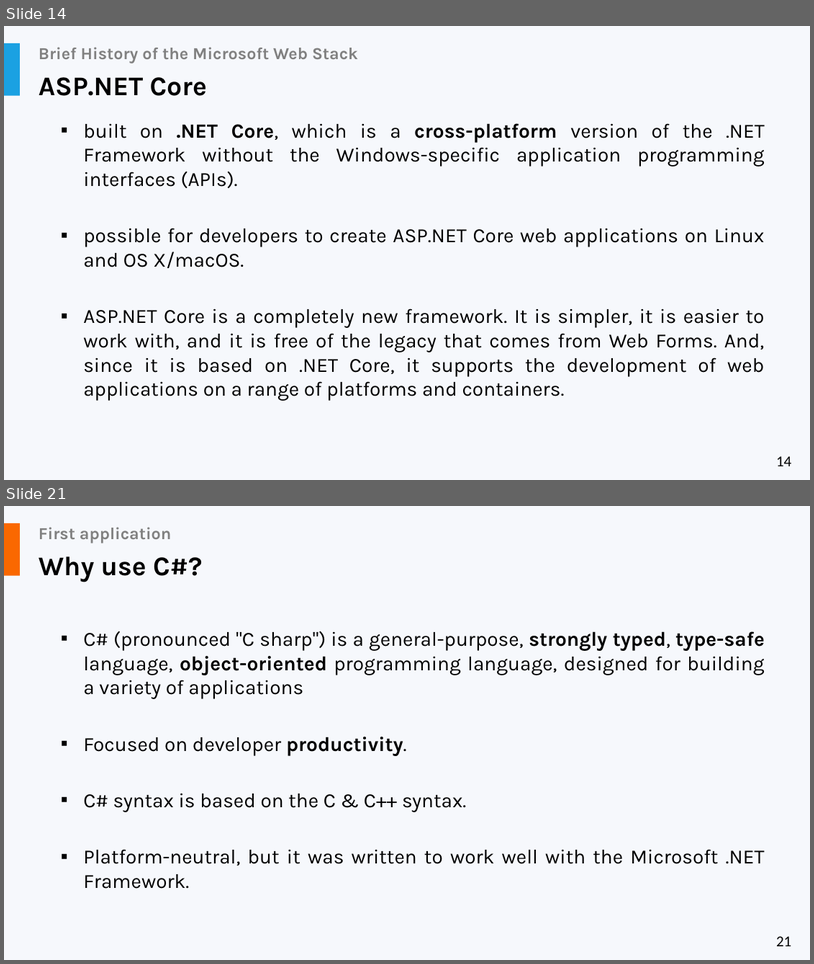
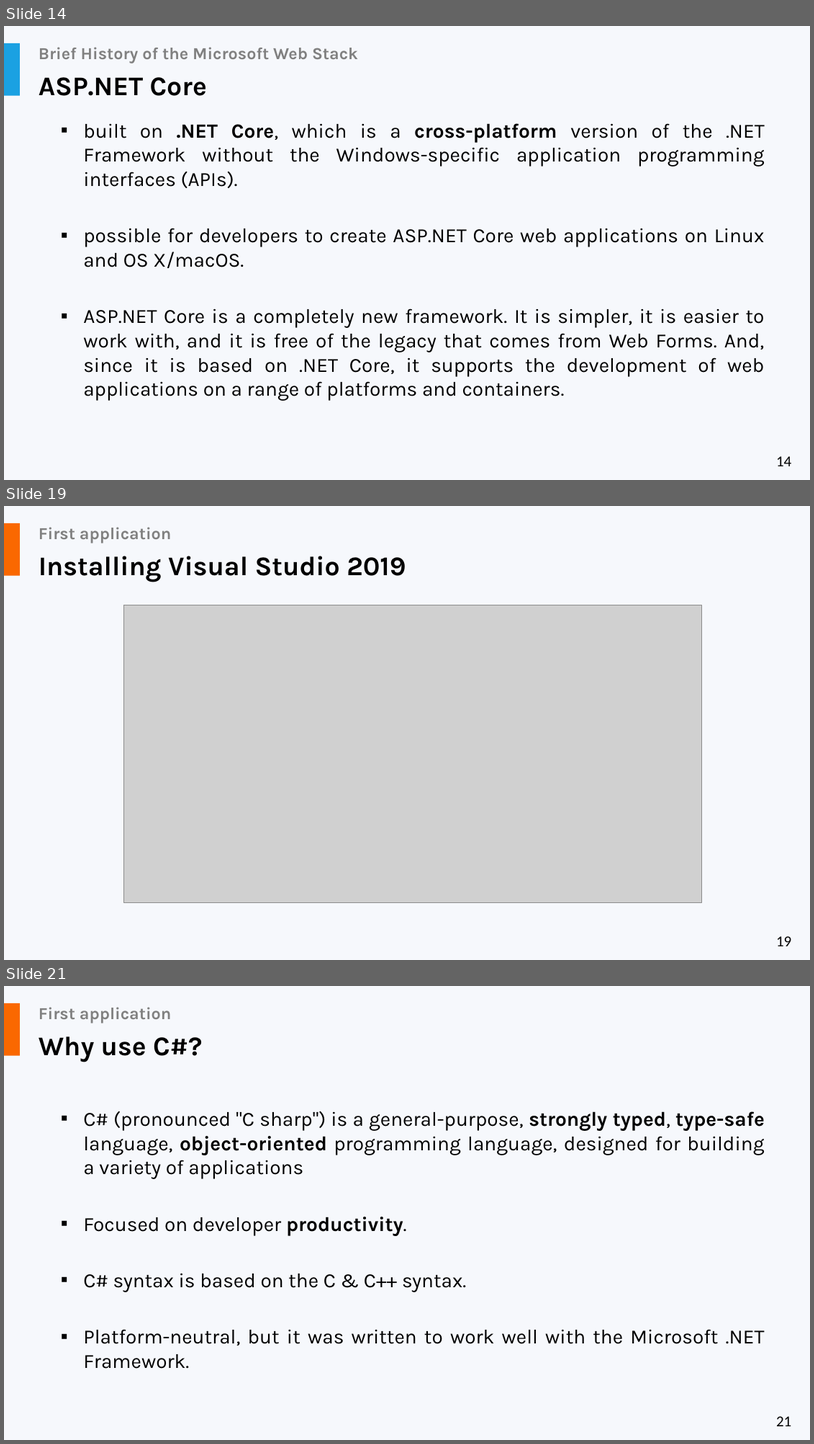
Before and after one commit to liviucotfas/ase-web-and-cloud-applications-security, a slide deck: Presentation ASPNET MVC Core - Part I.pptx. Shown one above the other, each under a label of ours: slides 14 and 21 before the commit, slides 14, 19 and 21 after it; the slides between them are not shown. The pictures are 814x964 and 814x1444 pixels, drawn with LibreOffice and Linux fonts; fonts in the diff are those of the drawing; grey boxes stand for pictures. Boxes give left, top, right and bottom in pixels: in the first picture for what was removed or moved away, otherwise in the second. Text is boxed around its words. In the diff, an @@ line names an element or a change of style, - is before the commit and + after.

```diff
--- a/Presentation ASPNET MVC Core - Part I.pptx
+++ b/Presentation ASPNET MVC Core - Part I.pptx
@@ slide 19 added at (4,506,810,960), background #F6F8FC; not listed: 2 template elements that a slide beside it also shows @@
@@ title added at (39,527,172,543), 20 pt, text #808080, bold @@
+First application
@@ text added at (39,556,406,582), 32 pt, text #000000, bold @@
+Installing Visual Studio 2019
@@ picture added at (124,605,702,903) @@
```
Also in this commit, not shown: 9 slides changed, 1 slide removed.
